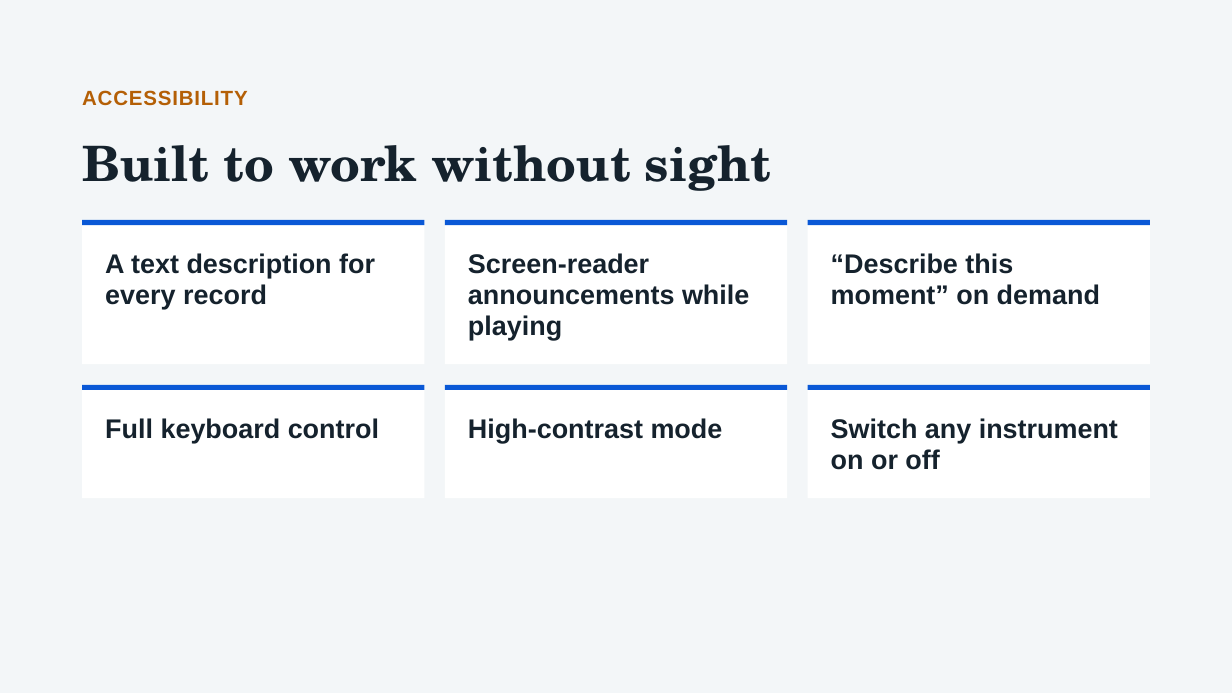
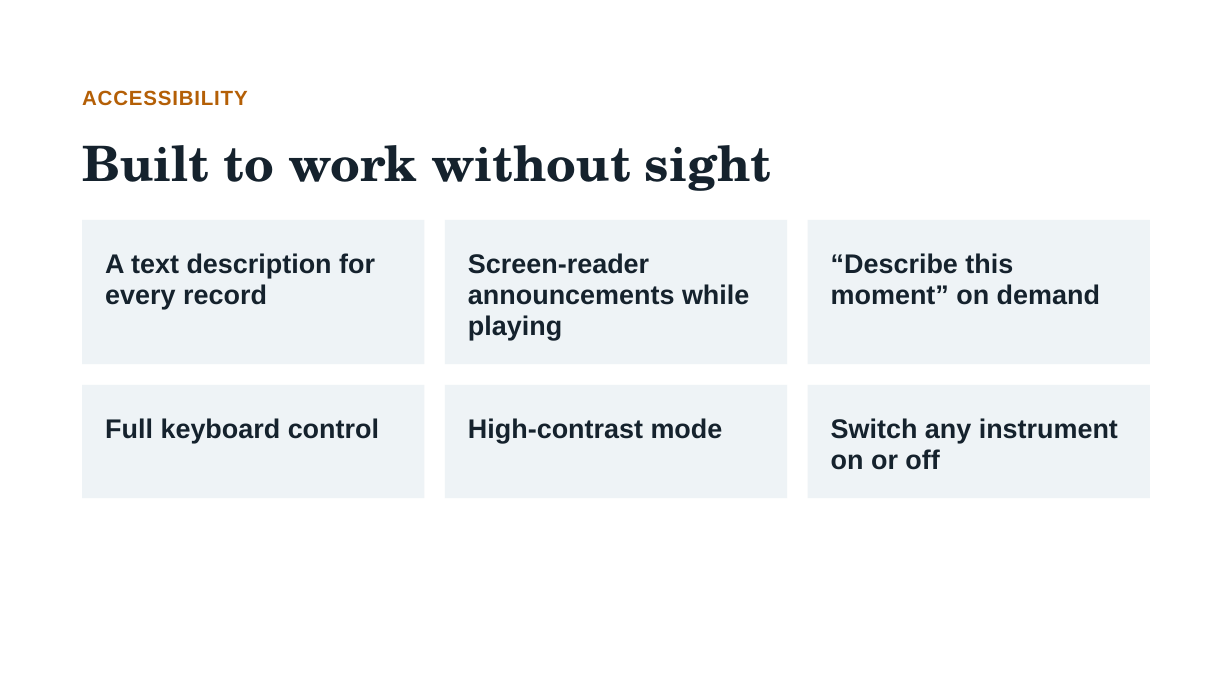
Before and after one commit to Avinash-Josh-i/Earth-Jukebox, a slide deck: slide 6 of Earth Jukebox Listen to the Planet.pptx. Drawn at 1232x693 pixels with LibreOffice and Linux fonts; fonts in the diff are those of the drawing. Boxes give left, top, right and bottom in pixels: in the first picture for what was removed or moved away, otherwise in the second. Text is boxed around its words. In the diff, an @@ line names an element or a change of style, - is before the commit and + after.

```diff
--- a/Earth Jukebox Listen to the Planet.pptx
+++ b/Earth Jukebox Listen to the Planet.pptx
@@ background #F3F6F8 to #FFFFFF @@
@@ line removed from (82, 223) to (424, 223) @@
@@ line removed from (445, 223) to (787, 223) @@
@@ line removed from (808, 223) to (1150, 223) @@
@@ line removed from (82, 387) to (424, 387) @@
@@ line removed from (445, 387) to (787, 387) @@
@@ fill #FFFFFF to #EEF3F6 in 6 elements at [82, 220, 424, 364], [445, 220, 787, 364], [808, 220, 1150, 364], [82, 384, 424, 498], [445, 384, 787, 498], [808, 384, 1150, 498] @@
@@ line removed from (808, 387) to (1150, 387) @@
```
Also in this commit, not shown: 6 other slides changed, 1 other file.
